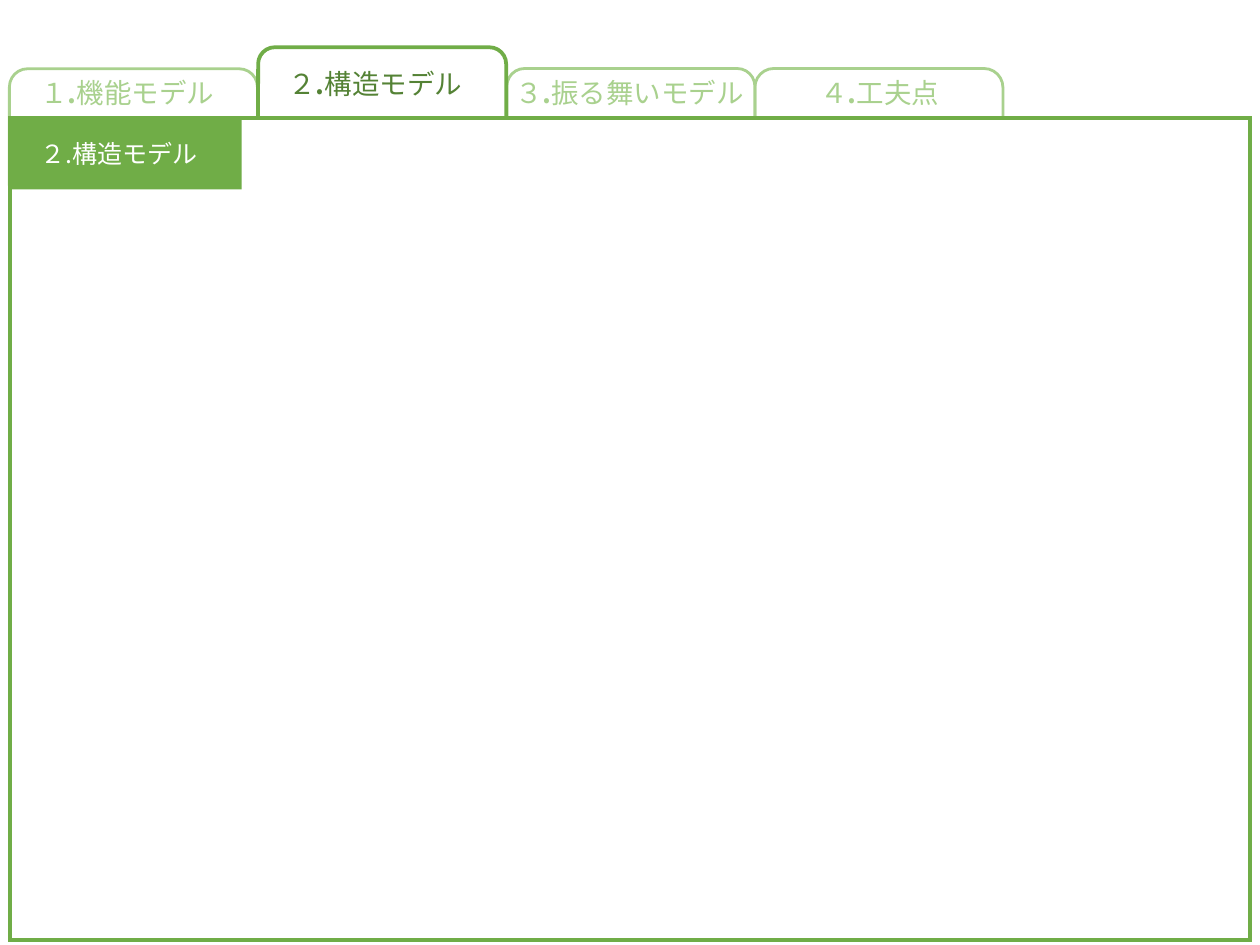
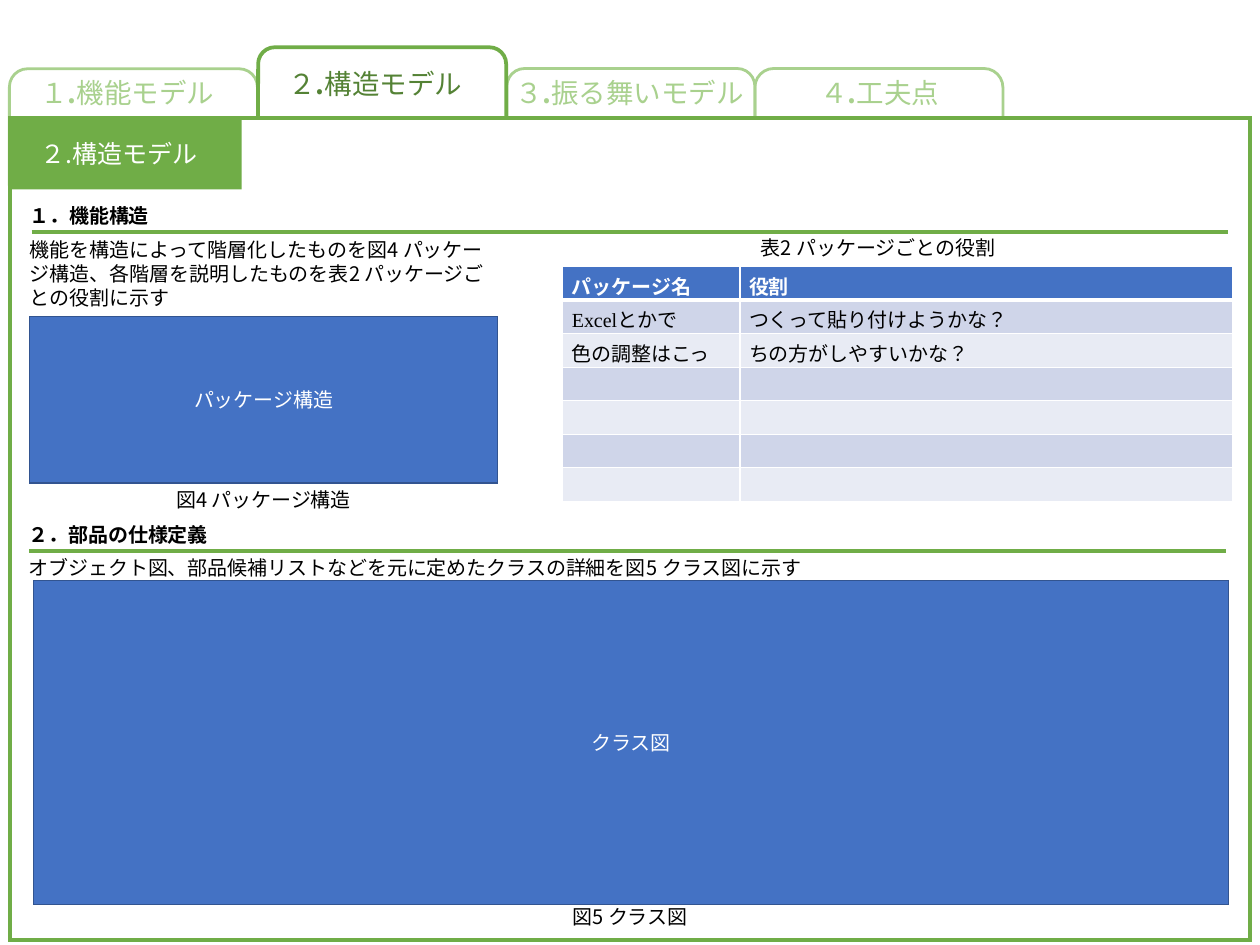
Before and after one commit to akita-lab-2019/model, a slide deck: slide 3 of model_file_template_primary.pptx. Drawn at 1260x945 pixels with LibreOffice and Linux fonts; fonts in the diff are those of the drawing. Boxes give left, top, right and bottom in pixels: in the first picture for what was removed or moved away, otherwise in the second. Text is boxed around its words. In the diff, an @@ line names an element or a change of style, - is before the commit and + after.

```diff
--- a/model_file_template_primary.pptx
+++ b/model_file_template_primary.pptx
@@ text added at <box>29,206,149,225</box>, 16 pt, text #000000, bold @@
+１．機能構造
@@ line added from (31, 232) to (1228, 232), #70AD47 3 pt @@
@@ text added at <box>761,238,995,257</box>, 16 pt, text #000000 @@
+表2 パッケージごとの役割
@@ text added at <box>30,240,484,307</box>, 16 pt, text #000000 @@
+機能を構造によって階層化したものを図4 パッケージ構造、各階層を説明したものを表2 パッケージごとの役割に示す
@@ table added at <box>562,266,1232,518</box>, 7 rows, 2 columns @@
+パッケージ名 | 役割
+Excelとかで | つくって貼り付けようかな？
+色の調整はこっ | ちの方がしやすいかな？
+ | 
+ | 
+ | 
+ | 
@@ rectangle added at <box>30,316,499,482</box>, fill #4472C4, outline #325491 1 pt, 16 pt, text #FFFFFF @@
+パッケージ構造
@@ text added at <box>176,490,351,509</box>, 16 pt, text #000000 @@
+図4 パッケージ構造
@@ text added at <box>28,525,207,544</box>, 16 pt, text #000000, bold @@
+２．部品の仕様定義
@@ text added at <box>28,558,801,581</box>, 16 pt, text #000000 @@
+オブジェクト図、部品候補リストなどを元に定めたクラスの詳細を図5 クラス図に示す
@@ line added from (30, 551) to (1227, 551), #70AD47 3 pt @@
@@ rectangle added at <box>33,580,1228,905</box>, fill #4472C4, outline #325491 1 pt, 16 pt, text #FFFFFF @@
+クラス図
@@ text added at <box>573,903,687,926</box>, 16 pt, text #000000 @@
+図5 クラス図
```
Also in this commit, not shown: 2 other slides changed, 1 slide added.
